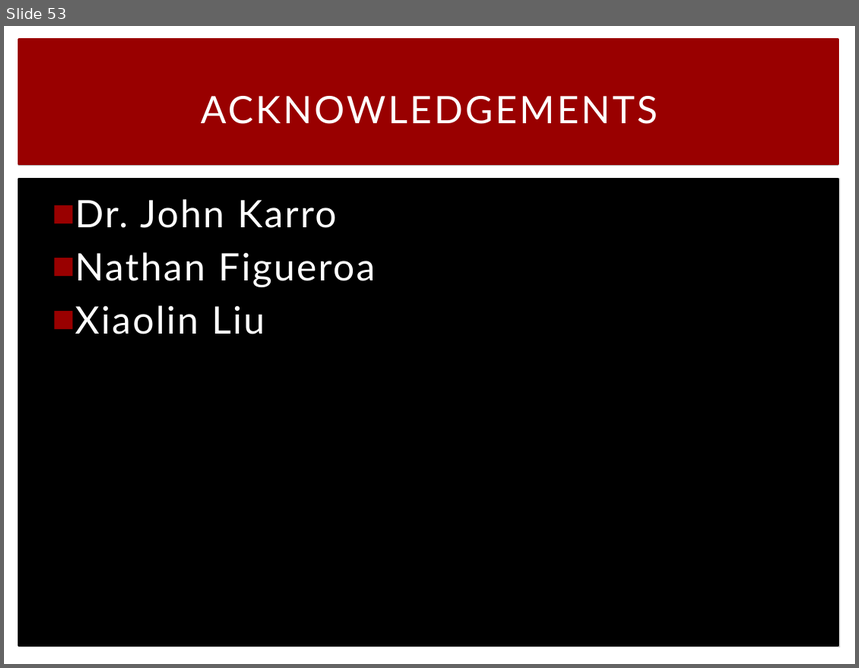
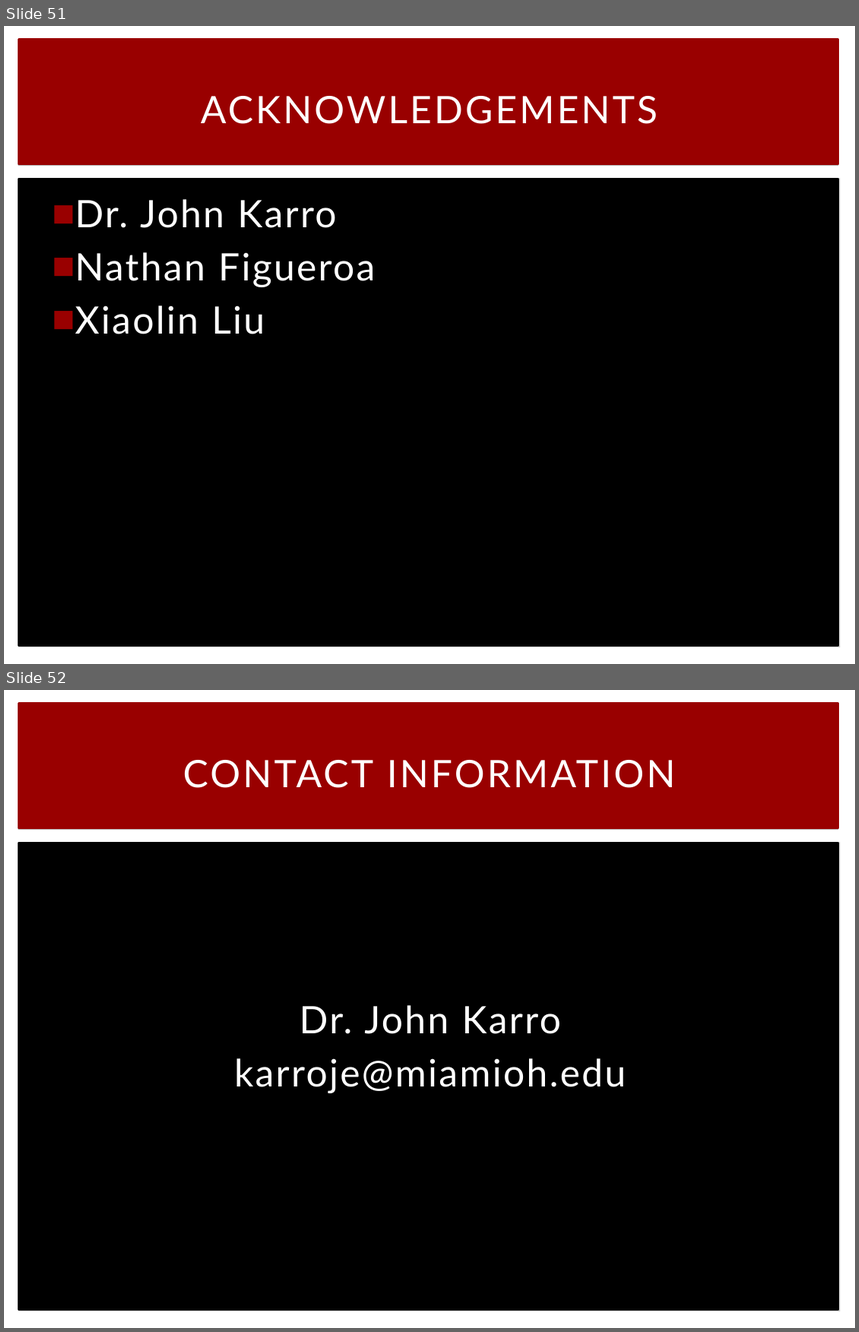
Before and after one commit to schaefce/proposal, a slide deck: GLBio.pptx. Shown one above the other, each under a label of ours: slide 53 before the commit, slides 51 and 52 after it. The pictures are 859x668 and 859x1332 pixels, drawn with LibreOffice and Linux fonts; fonts in the diff are those of the drawing. Boxes give left, top, right and bottom in pixels: in the first picture for what was removed or moved away, otherwise in the second. Text is boxed around its words. In the diff, an @@ line names an element or a change of style, - is before the commit and + after.

```diff
--- a/GLBio.pptx
+++ b/GLBio.pptx
@@ slide 52 added at [4,690,855,1328], background #FFFFFF; not listed: 2 template elements that a slide beside it also shows @@
@@ rectangle added at [19,704,839,829], fill #990000, outline #990000 1.5 pt @@
@@ title added at [183,760,676,788], 32 pt, text #FFFFFF @@
+CONTACT INFORMATION
@@ rectangle added at [19,842,839,1309], fill #000000, outline #000000 1.5 pt @@
@@ text added at [234,1005,626,1094], 32 pt, text #FFFFFF @@
+Dr. John Karro
+karroje@miamioh.edu
@@ what was slide 53 is now slide 51 @@
```
Also in this commit, not shown: 17 slides changed, 2 other slides added, 4 slides removed.
